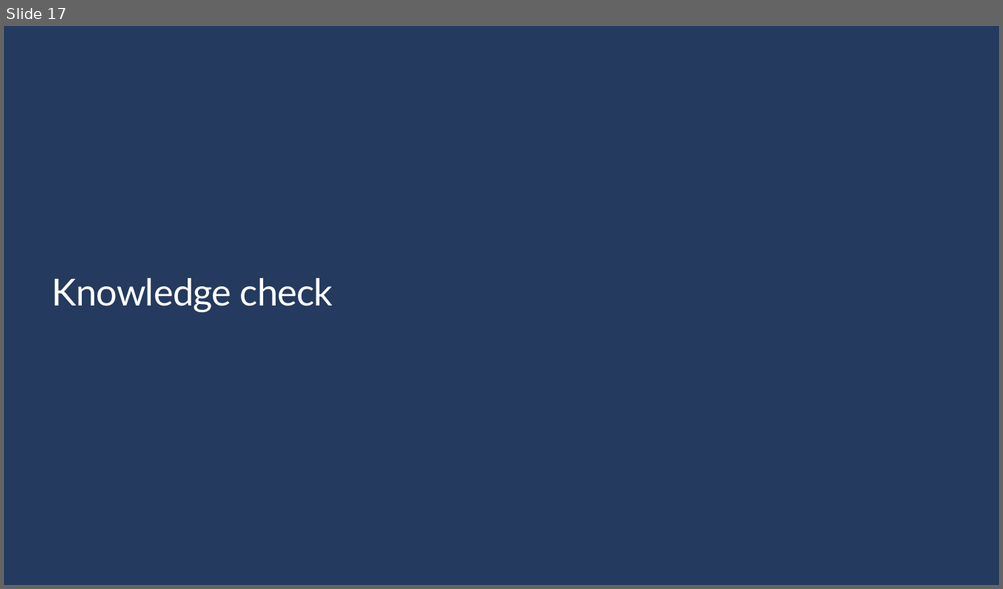
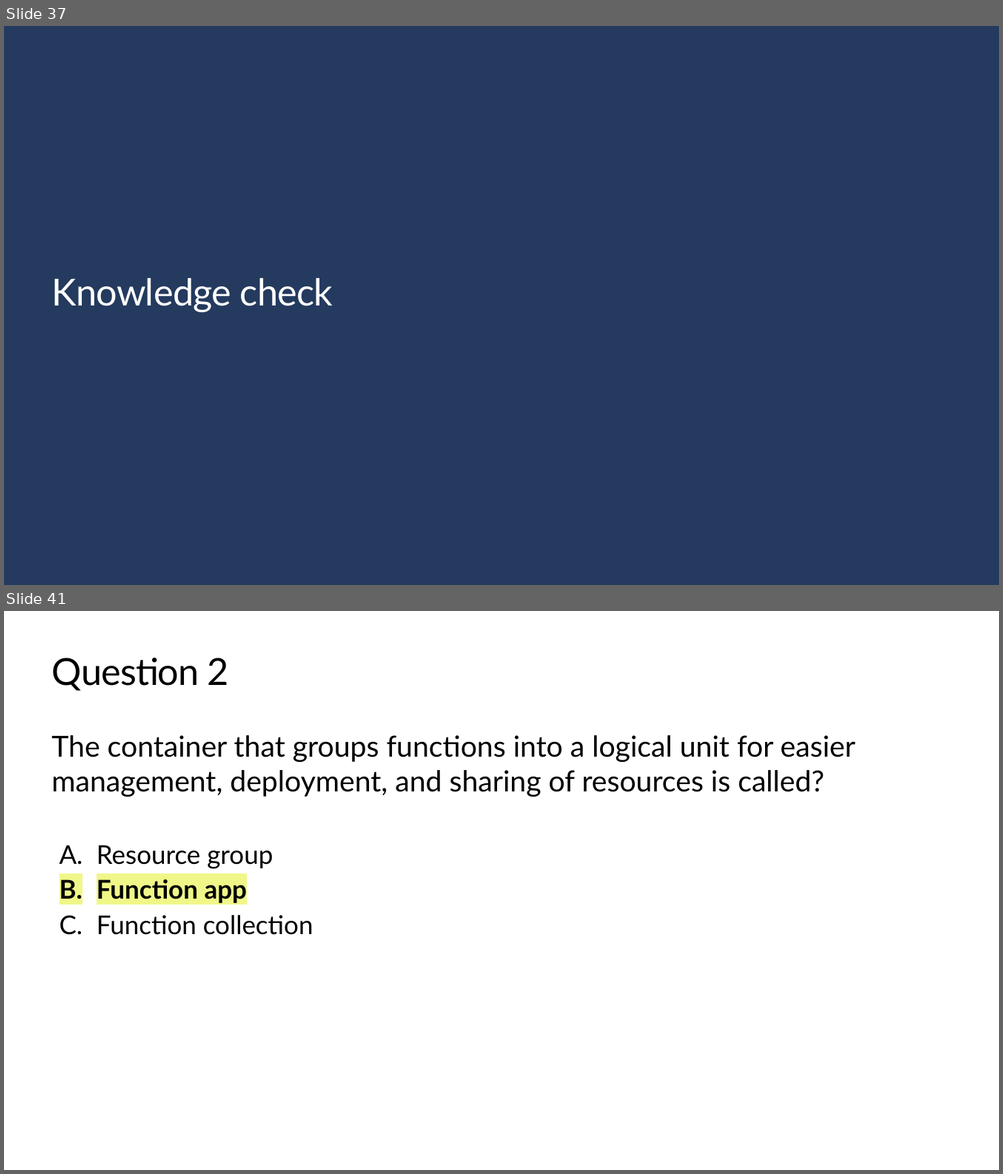
Before and after one commit to microsoft/workshop-library, a slide deck: azure-functions/slides.pptx. Shown one above the other, each under a label of ours: slide 17 before the commit, slides 37 and 41 after it; the slides between them are not shown. The pictures are 1003x589 and 1003x1174 pixels, drawn with LibreOffice and Linux fonts; fonts in the diff are those of the drawing; background and template pictures are left out. Boxes give left, top, right and bottom in pixels: in the first picture for what was removed or moved away, otherwise in the second. Text is boxed around its words. In the diff, an @@ line names an element or a change of style, - is before the commit and + after.

```diff
--- a/azure-functions/slides.pptx
+++ b/azure-functions/slides.pptx
@@ slide 41 added at bbox=[4, 611, 999, 1170], background #FFFFFF @@
@@ title added at bbox=[52, 658, 229, 691], 36 pt, text #000000 @@
+Question 2
@@ text added at bbox=[51, 735, 855, 797], 28 pt, text #000000 @@
+The container that groups functions into a logical unit for easier management, deployment, and sharing of resources is called?
@@ text added at bbox=[96, 846, 313, 935], 25 pt, text #000000 @@
+  A. Resource group
+  B. Function app
+  C. Function collection
@@ what was slide 17 is now slide 37 @@
```
Also in this commit, not shown: 6 slides changed, 33 other slides added, 45 slides removed.
